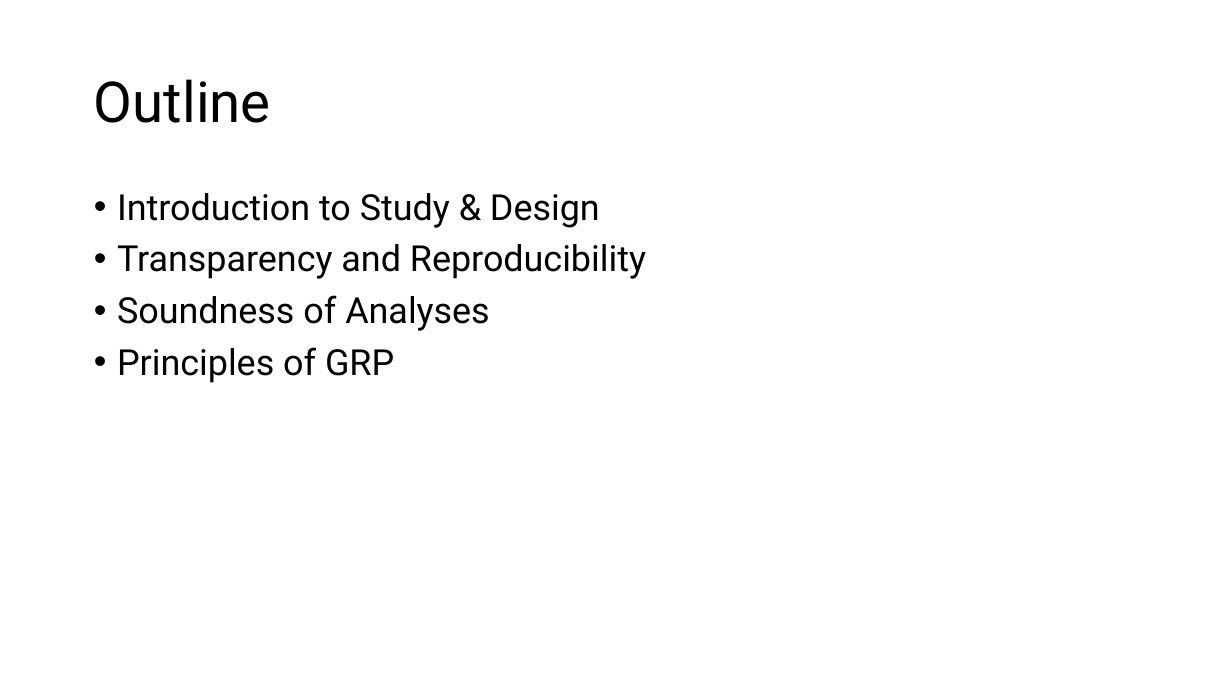
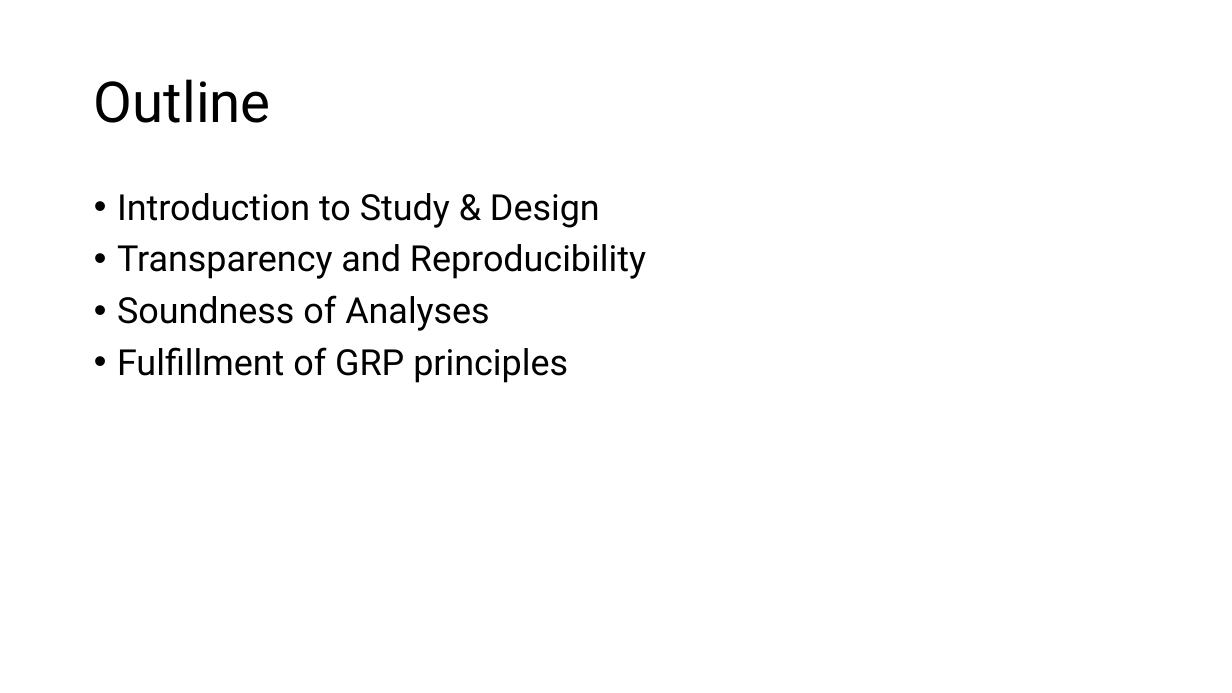
Before and after one commit to starnma1/BME_321_MiniProject, a slide deck: slide 2 of presentation/miniproject_presentation.pptx. Drawn at 1232x693 pixels with LibreOffice and Linux fonts; fonts in the diff are those of the drawing. Boxes give left, top, right and bottom in pixels: in the first picture for what was removed or moved away, otherwise in the second. Text is boxed around its words. In the diff, an @@ line names an element or a change of style, - is before the commit and + after.

```diff
--- a/presentation/miniproject_presentation.pptx
+++ b/presentation/miniproject_presentation.pptx
@@ text at [117,347,568,383]: text changed @@
-• Principles of GRP
+• Fulfillment of GRP principles
```
Also in this commit, not shown: 1 other slide changed, 3 slides added, 1 slide removed, 1 other file.
